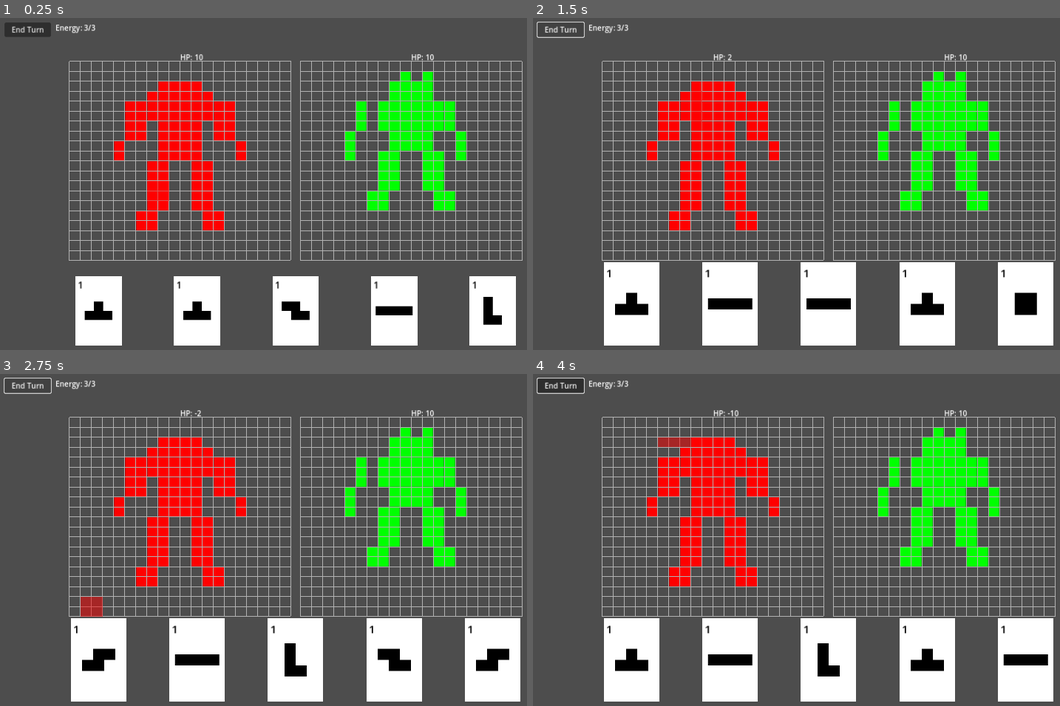
Above: before the commit, frames 1-4 (two rows, left to right).
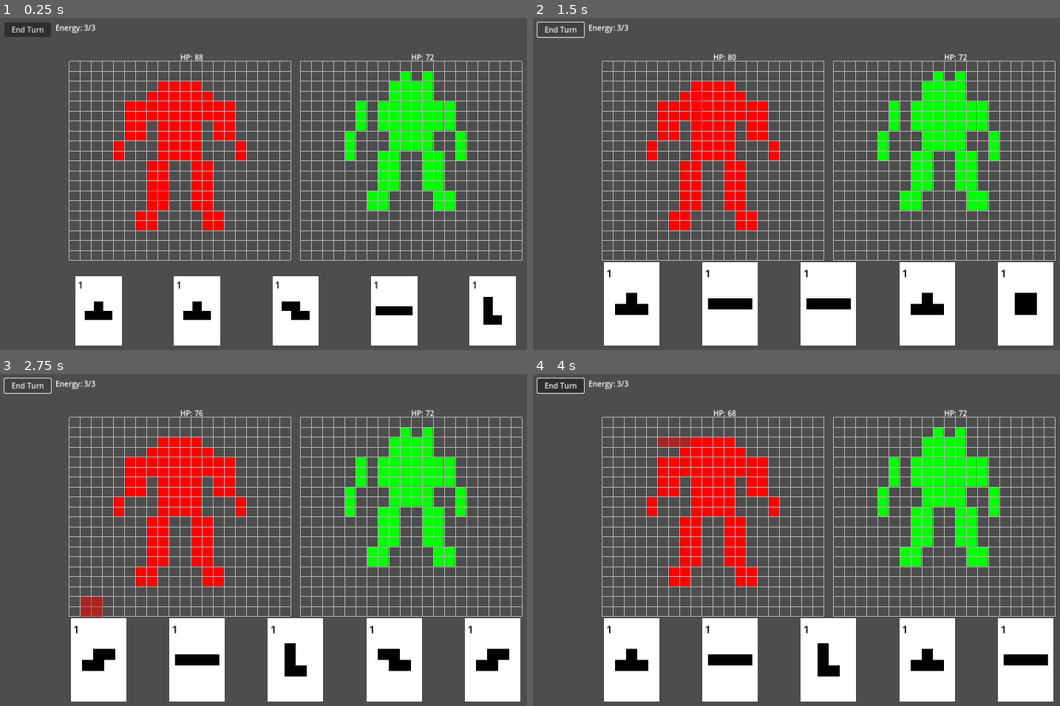
Above: after the commit, the same moments.

Repository: dBinet/SquirrelAttack
Game: Godot game, scene res://scenes/Main.tscn
Same seed, same stepped clock (60 frames per second), same inputs: the game is played once before the commit and once after it.
Inputs (mouse positions are in pixels of both pictures, inside the frame that each line leads up to):
- Up to frame 1 (0.25 s): no input
- Up to frame 2 (1.5 s): click "End Turn" at 0.5 s; click "End Turn" at 1.25 s
- Up to frame 3 (2.75 s): click "End Turn" at 2 s
- Up to frame 4 (4 s): tap Enter at 2.75 s; move the mouse to (959, 523) at 2.77 s; click (959, 523) at 2.92 s; tap Space at 3.5 s; drag from (712, 556) to (796, 606) at 3.52 s

The runs differ from the first frame. In frame 1, less than 0.1% of the frame differs, in the area x 36-83%, y 10-13%; in frame 2, less than 0.1%; in frame 3, less than 0.1%; in frame 4, less than 0.1%.

Commit message:
Calculate total health from body parts

Diff:
--- a/scripts/CharacterData.gd
+++ b/scripts/CharacterData.gd
@@ -356,3 +356,16 @@
                                         var r: float = float(s.get("radius", 0))
                                         health += int(PI * r * r)
         return health
+
+# Returns the sum of health values for all groups defined for a character.
+static func get_total_health(name: String) -> int:
+        _load_data()
+        if not _characters.has(name):
+                return 0
+        var shapes_dict = _characters[name].get("shapes")
+        if typeof(shapes_dict) != TYPE_DICTIONARY:
+                return 0
+        var total: int = 0
+        for g in shapes_dict.keys():
+                total += get_group_health(name, String(g))
+        return total
--- a/scripts/Main.gd
+++ b/scripts/Main.gd
@@ -10,9 +10,8 @@
 var _hover_label: Label
 const ENERGY_PER_TURN := 3
 var _energy_available: int = ENERGY_PER_TURN
-const STARTING_HEALTH := 10
-var _player_health: int = STARTING_HEALTH
-var _enemy_health: int = STARTING_HEALTH
+var _player_health: int = 0
+var _enemy_health: int = 0
 const HAZARDS_PER_ROUND := 4
 
 # Sprite placeholders for an alien and a mech that appear behind the grids
@@ -52,6 +51,9 @@
     _energy_label.position = Vector2(120, 10)
     add_child(_energy_label)
     _update_energy_label()
+
+    _player_health = CHARACTER_DATA.get_total_health("mech")
+    _enemy_health = CHARACTER_DATA.get_total_health("alien")
 
     _player_health_label = Label.new()
     add_child(_player_health_label)
Not shown, changed: README.md
